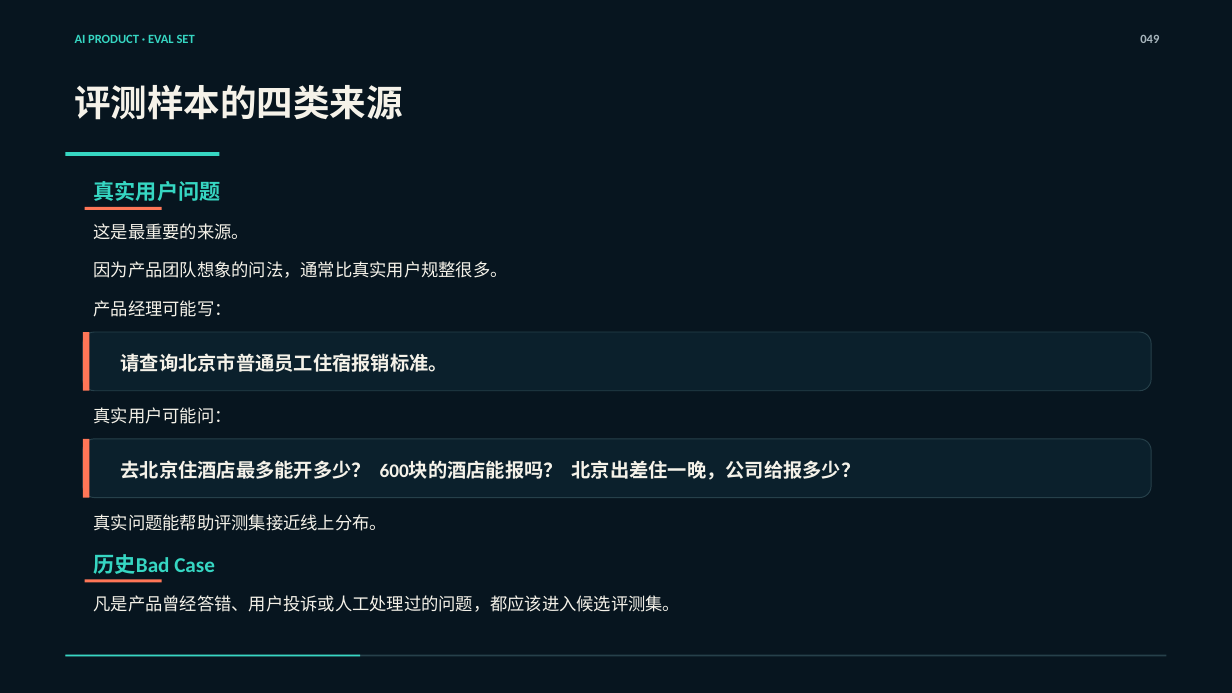
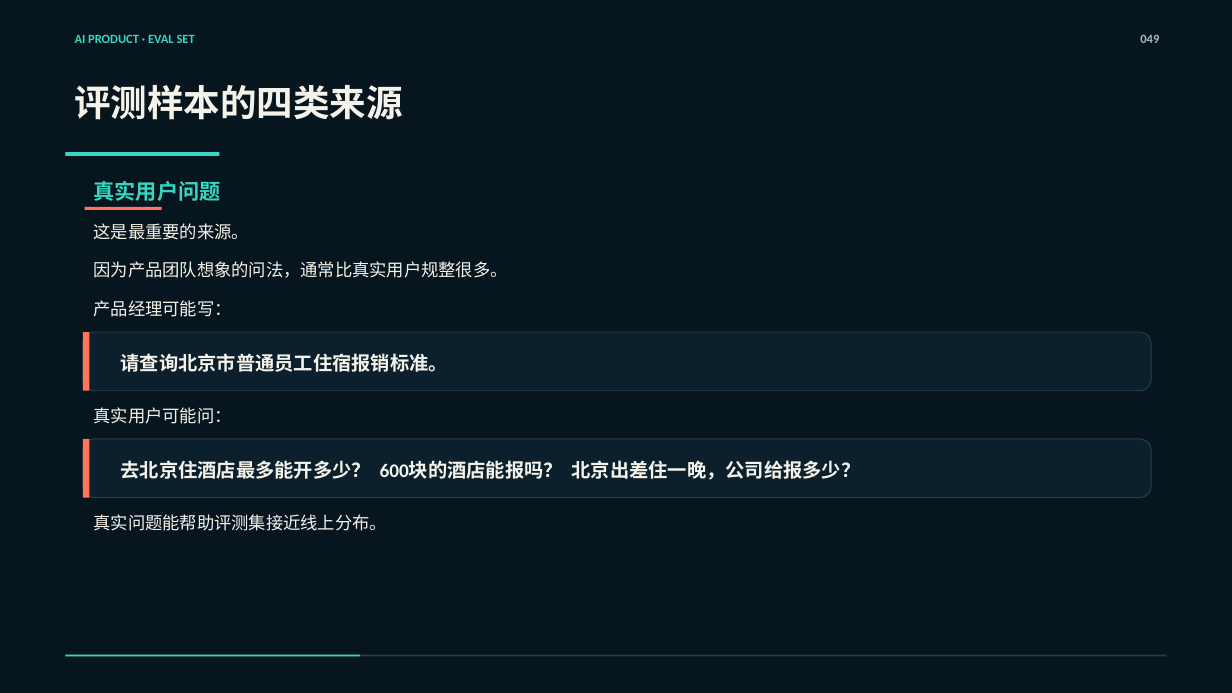
Before and after one commit to zhangkai2237/AI-Course, a slide deck: slide 44 of 课程生产/第一阶段/第09课_AI产品测试、指标与Bad Case_重做工作区/第09课_正式PPT_严格按MD版.pptx (slide 49 before the commit). Drawn at 1232x693 pixels with LibreOffice and Linux fonts; fonts in the diff are those of the drawing. Boxes give left, top, right and bottom in pixels: in the first picture for what was removed or moved away, otherwise in the second. Text is boxed around its words. In the diff, an @@ line names an element or a change of style, - is before the commit and + after.

```diff
--- a/课程生产/第一阶段/第09课_AI产品测试、指标与Bad Case_重做工作区/第09课_正式PPT_严格按MD版.pptx
+++ b/课程生产/第一阶段/第09课_AI产品测试、指标与Bad Case_重做工作区/第09课_正式PPT_严格按MD版.pptx
@@ text removed at [94,554,215,574] @@
-历史Bad Case
@@ rectangle removed at [85,579,162,582] @@
@@ text removed at [94,595,680,612] @@
-凡是产品曾经答错、用户投诉或人工处理过的问题，都应该进入候选评测集。
```
Also in this commit, not shown: 35 other slides changed, 2 slides added, 9 slides removed.
